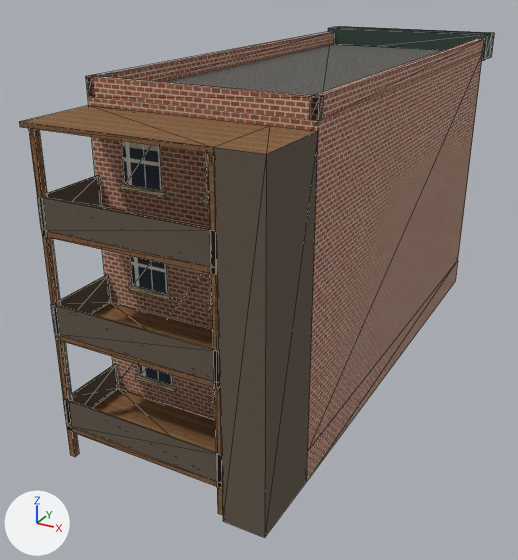
Two versions of the glTF model assets/verda/city/north/three_flat_buff_2.glb, one commit apart.
Rendered twice from a camera (50 mm lens) standing at (11.3, -25.8, 15.0) and looking at (-1.4, -2.6, 3.4). The lights are fixed; the arrows at lower left show +X, +Y and +Z. The older version comes first. Mesh edges are drawn as thin lines. Vertices at exactly the same position are counted once.

In view in the first picture: 'three_flat_buff_2'.
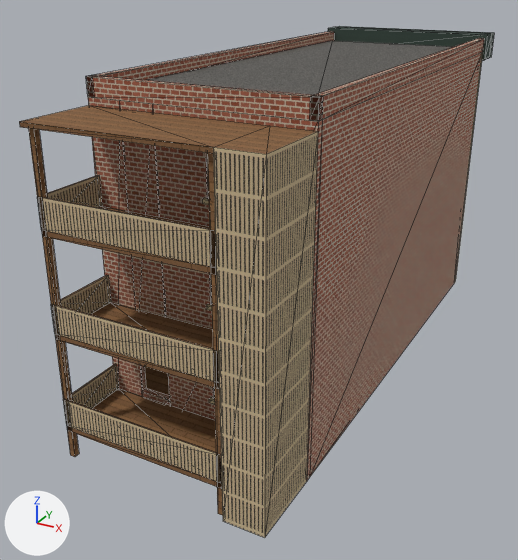
What the commit changed:
Picture 'Image_12' (img_image_12) is new.
Material 'slats' (mat_slats) changes its picture from img_image_10 to img_image_12.
Material 'floor' (mat_floor) is new.
Its texture is img_image_9.
Its roughness is 1.0.
Material 'plaster' (mat_plaster) is new.
Its texture is img_image_8.
Its roughness is 1.0.
Material 'stair' (mat_stair) is new.
Its texture is img_image_10.
Its roughness is 1.0.
me_three_flat_buff_2 is used by ob_three_flat_buff_2; location (0.0, 0.0, 0.0).
me_three_flat_buff_2 had 642 vertices, 906 faces and spanned x -3.9..3.9, y -11.8..10.8, z 0.0..12.1.
me_three_flat_buff_2 now has 874 vertices, 1428 faces and spans x -3.9..3.9, y -11.8..10.8, z 0.0..12.1.
me_three_flat_buff_2 part 1: 9 loose pieces with 60 vertices, spanning x -2.7..-1.1, y -9.1..-9.0, z 1.9..10.8, are deleted.
Part 2, on me_three_flat_buff_2:
6 vertices are removed from x -3.8..3.8, y -9.0..9.1, z 1.2..3.7.
20 faces are deleted.
2 vertices move within x 0.9..2.6, y 9.1, z 3.8.
56 vertices are added at x -3.8..3.8, y -9.0..9.0, z 0.0..11.6.
40 new faces join them, mat_stone (picture img_image_1).
2 new faces join them, mat_rustic (picture img_image_2).
60 new faces join them, mat_side (picture img_image_3).
2 new faces join them, mat_roof (picture img_image_4).
22 new faces join them, mat_plaster (picture img_image_8).
2 new faces join them, mat_floor (picture img_image_9).
Other edits to the shape of me_three_flat_buff_2 do not show in these pictures.
me_three_flat_buff_2 no longer uses material mat_door (picture img_image_7).
me_three_flat_buff_2 gains material mat_plaster (picture img_image_8).
me_three_flat_buff_2 gains material mat_floor (picture img_image_9).
me_three_flat_buff_2 gains material mat_stair (picture img_image_10).

What differs and where, as boxes [x1, y1, x2, y2] in the pictures (518 x 560 px):
'three_flat_buff_2', surface changed, reshaped (lighter): [19, 26, 494, 538] in both
part 1 of me_three_flat_buff_2, deleted: before [120, 141, 177, 392]
part 2 of me_three_flat_buff_2, reshaped: before [88, 44, 483, 480]; after [88, 41, 483, 480]
